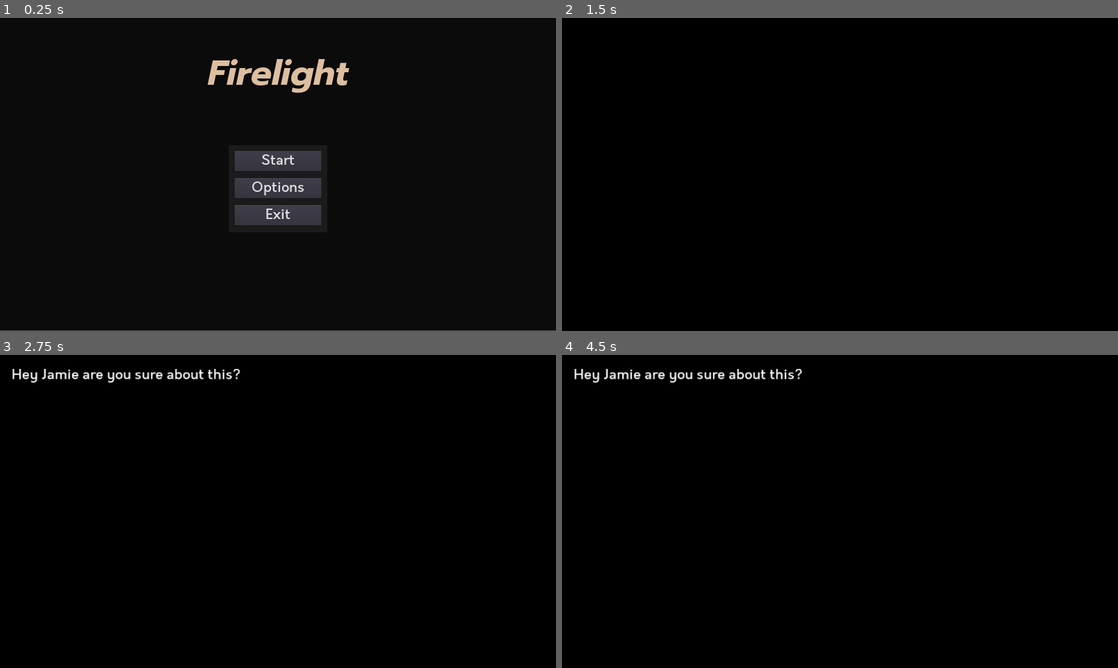
Above: before the commit, frames 1-4 (two rows, left to right).
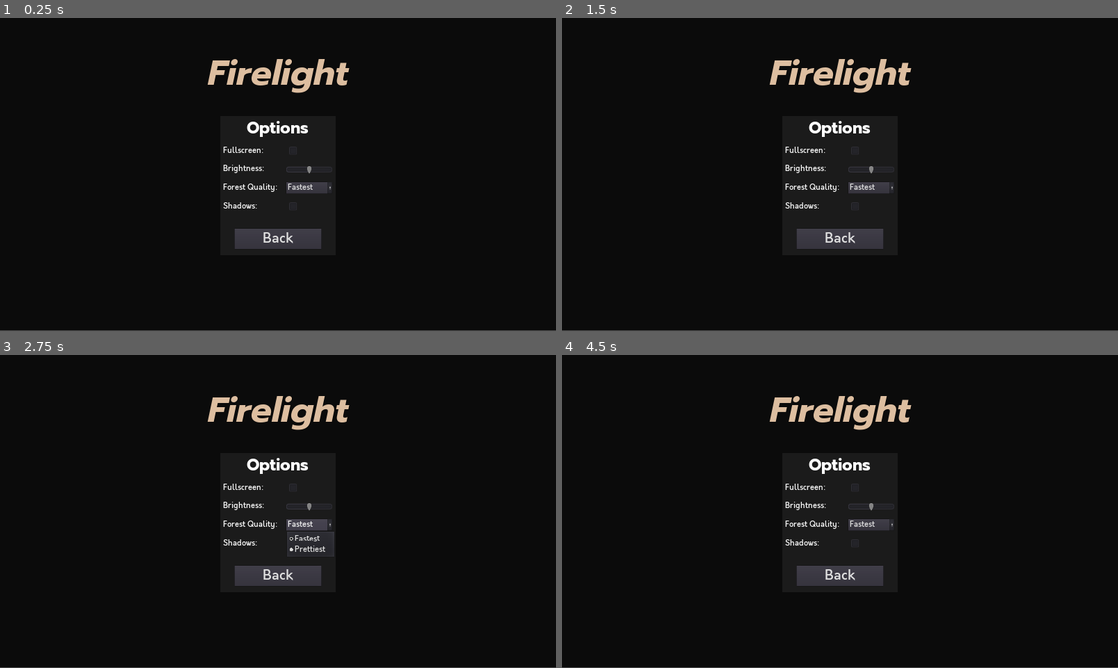
Above: after the commit, the same moments.

Repository: aozero/INTD450-Game
Game: Godot game, scene res://Scenes/Menus/MainMenu.tscn
Two runs of this game, one before a commit and one after it. Both use one fixed random seed, a clock stepped at 60 frames per second and the inputs below. Sound files missing from this copy of the repository are replaced by a short silence.
Inputs (mouse positions are in pixels of both pictures, inside the frame that each line leads up to):
- Up to frame 1 (0.25 s): no input
- Up to frame 2 (1.5 s): click "Start" at 0.5 s; click (840, 161) at 1.25 s, where only the run after the commit has a clickable "Start"
- Up to frame 3 (2.75 s): click (311, 524) at 2 s, where only the run after the commit has a clickable "Fastest"
- Up to frame 4 (4.5 s): click (873, 542) at 2.77 s; click (840, 577) at 3.5 s, where only the run after the commit has a clickable "Back"; click (840, 524) at 4.25 s, where only the run after the commit has a clickable "Options"

The runs differ from the first frame. In frame 1, 4.3% of the frame differs, in the area x 40-60%, y 32-74%; in frame 2, 11%; in frame 3, 11%; in frame 4, 11%, in the area x 0-100%, y 4-100%.

Commit message:
Add basic brightness slider

Diff:
--- a/Scenes/Menus/OptionsMenu.tscn
+++ b/Scenes/Menus/OptionsMenu.tscn
@@ -50,7 +50,6 @@
 
 [node name="OptionsMenu" type="ColorRect" index="0"]
 
-visible = false
 anchor_left = 0.5
 anchor_top = 0.5
 anchor_right = 0.5
@@ -185,7 +184,7 @@
 max_lines_visible = -1
 _sections_unfolded = [ "custom_fonts" ]
 
-[node name="ForestQuality" type="Container" parent="VBoxContainer/Split/Left" index="1"]
+[node name="Brightness" type="Container" parent="VBoxContainer/Split/Left" index="1"]
 
 anchor_left = 0.0
 anchor_top = 0.0
@@ -194,6 +193,46 @@
 margin_top = 64.0
 margin_right = 200.0
 margin_bottom = 124.0
+rect_min_size = Vector2( 0, 60 )
+rect_pivot_offset = Vector2( 0, 0 )
+rect_clip_content = false
+mouse_filter = 0
+mouse_default_cursor_shape = 0
+size_flags_horizontal = 1
+size_flags_vertical = 1
+_sections_unfolded = [ "Rect" ]
+
+[node name="BrightnessLabel" type="Label" parent="VBoxContainer/Split/Left/Brightness" index="0"]
+
+anchor_left = 0.0
+anchor_top = 0.5
+anchor_right = 0.0
+anchor_bottom = 0.5
+margin_top = -17.0
+margin_right = 199.0
+margin_bottom = 17.0
+rect_pivot_offset = Vector2( 0, 0 )
+rect_clip_content = false
+mouse_filter = 2
+mouse_default_cursor_shape = 0
+size_flags_horizontal = 1
+size_flags_vertical = 4
+custom_fonts/font = SubResource( 2 )
+text = "Brightness:"
+percent_visible = 1.0
+lines_skipped = 0
+max_lines_visible = -1
+_sections_unfolded = [ "custom_fonts" ]
+
+[node name="ForestQuality" type="Container" parent="VBoxContainer/Split/Left" index="2"]
+
+anchor_left = 0.0
+anchor_top = 0.0
+anchor_right = 0.0
+anchor_bottom = 0.0
+margin_top = 128.0
+margin_right = 200.0
+margin_bottom = 188.0
 rect_min_size = Vector2( 0, 60 )
 rect_pivot_offset = Vector2( 0, 0 )
 rect_clip_content = false
@@ -225,15 +264,15 @@
 max_lines_visible = -1
 _sections_unfolded = [ "custom_fonts" ]
 
-[node name="Shadows" type="Container" parent="VBoxContainer/Split/Left" index="2"]
-
-anchor_left = 0.0
-anchor_top = 0.0
-anchor_right = 0.0
-anchor_bottom = 0.0
-margin_top = 128.0
+[node name="Shadows" type="Container" parent="VBoxContainer/Split/Left" index="3"]
+
+anchor_left = 0.0
+anchor_top = 0.0
+anchor_right = 0.0
+anchor_bottom = 0.0
+margin_top = 192.0
 margin_right = 200.0
-margin_bottom = 188.0
+margin_bottom = 252.0
 rect_min_size = Vector2( 0, 60 )
 rect_pivot_offset = Vector2( 0, 0 )
 rect_clip_content = false
@@ -346,9 +385,8 @@
 align = 0
 _sections_unfolded = [ "Margin", "Rect", "custom_fonts" ]
 
-[node name="ForestQuality" type="Container" parent="VBoxContainer/Split/Right" index="1"]
-
-editor/display_folded = true
+[node name="Brightness" type="Container" parent="VBoxContainer/Split/Right" index="1"]
+
 anchor_left = 0.0
 anchor_top = 0.0
 anchor_right = 0.0
@@ -356,6 +394,55 @@
 margin_top = 64.0
 margin_right = 160.0
 margin_bottom = 124.0
+rect_min_size = Vector2( 0, 60 )
+rect_pivot_offset = Vector2( 0, 0 )
+rect_clip_content = false
+mouse_filter = 0
+mouse_default_cursor_shape = 0
+size_flags_horizontal = 1
+size_flags_vertical = 1
+_sections_unfolded = [ "Rect" ]
+
+[node name="BrightnessSlider" type="HSlider" parent="VBoxContainer/Split/Right/Brightness" index="0"]
+
+anchor_left = 0.0
+anchor_top = 0.0
+anchor_right = 1.0
+anchor_bottom = 1.0
+margin_top = 15.0
+margin_right = -80.0
+margin_bottom = -29.0
+rect_scale = Vector2( 2, 2 )
+rect_pivot_offset = Vector2( 0, 0 )
+rect_clip_content = false
+focus_mode = 2
+mouse_filter = 0
+mouse_default_cursor_shape = 0
+size_flags_horizontal = 1
+size_flags_vertical = 0
+min_value = 0.0
+max_value = 2.0
+step = 0.1
+page = 0.0
+value = 0.0
+exp_edit = false
+rounded = false
+editable = true
+tick_count = 0
+ticks_on_borders = false
+focus_mode = 2
+_sections_unfolded = [ "Margin", "Rect" ]
+
+[node name="ForestQuality" type="Container" parent="VBoxContainer/Split/Right" index="2"]
+
+editor/display_folded = true
+anchor_left = 0.0
+anchor_top = 0.0
+anchor_right = 0.0
+anchor_bottom = 0.0
+margin_top = 128.0
+margin_right = 160.0
+margin_bottom = 188.0
 rect_min_size = Vector2( 0, 60 )
 rect_pivot_offset = Vector2( 0, 0 )
 rect_clip_content = false
@@ -393,15 +480,15 @@
 selected = -1
 _sections_unfolded = [ "Margin", "Rect", "Theme" ]
 
-[node name="Shadows" type="Container" parent="VBoxContainer/Split/Right" index="2"]
-
-anchor_left = 0.0
-anchor_top = 0.0
-anchor_right = 0.0
-anchor_bottom = 0.0
-margin_top = 128.0
+[node name="Shadows" type="Container" parent="VBoxContainer/Split/Right" index="3"]
+
+anchor_left = 0.0
+anchor_top = 0.0
+anchor_right = 0.0
+anchor_bottom = 0.0
+margin_top = 192.0
 margin_right = 160.0
-margin_bottom = 188.0
+margin_bottom = 252.0
 rect_min_size = Vector2( 0, 60 )
 rect_pivot_offset = Vector2( 0, 0 )
 rect_clip_content = false
@@ -487,6 +574,8 @@
 
 [connection signal="button_up" from="VBoxContainer/Split/Right/Fullscreen/FullscreenBox" to="." method="_on_FullscreenBox_button_up"]
 
+[connection signal="value_changed" from="VBoxContainer/Split/Right/Brightness/BrightnessSlider" to="." method="_on_HSlider_value_changed"]
+
 [connection signal="item_selected" from="VBoxContainer/Split/Right/ForestQuality/QualityButton" to="." method="_on_QualityButton_item_selected"]
 
 [connection signal="button_up" from="VBoxContainer/Split/Right/Shadows/ShadowBox" to="." method="_on_ShadowBox_button_up"]
--- a/Scenes/Player.tscn
+++ b/Scenes/Player.tscn
@@ -6,16 +6,17 @@
 [ext_resource path="res://Scripts/Player/ForestNoisesAudio.gd" type="Script" id=4]
 [ext_resource path="res://Scenes/Fires/FireLight.tscn" type="PackedScene" id=5]
 [ext_resource path="res://Scripts/Player/TorchArea.gd" type="Script" id=6]
-[ext_resource path="res://Scripts/Player/PlayerCanvasLayer.gd" type="Script" id=7]
-[ext_resource path="res://Scripts/Player/FPS Display.gd" type="Script" id=8]
-[ext_resource path="res://Sprites/first_person.png" type="Texture" id=9]
-[ext_resource path="res://Fonts/Prompt.ttf" type="DynamicFontData" id=10]
-[ext_resource path="res://Scripts/Player/MemoryController.gd" type="Script" id=11]
-[ext_resource path="res://Sprites/crosshair.png" type="Texture" id=12]
-[ext_resource path="res://Scenes/Menus/PauseController.tscn" type="PackedScene" id=13]
-[ext_resource path="res://Sound/Effects/Walking/walking_step1.wav" type="AudioStream" id=14]
-[ext_resource path="res://Scripts/Player/FootstepsPlayer.gd" type="Script" id=15]
-[ext_resource path="res://Scripts/Player/PlayerArea.gd" type="Script" id=16]
+[ext_resource path="res://Scripts/Player/Camera.gd" type="Script" id=7]
+[ext_resource path="res://Scripts/Player/PlayerCanvasLayer.gd" type="Script" id=8]
+[ext_resource path="res://Scripts/Player/FPS Display.gd" type="Script" id=9]
+[ext_resource path="res://Sprites/first_person.png" type="Texture" id=10]
+[ext_resource path="res://Fonts/Prompt.ttf" type="DynamicFontData" id=11]
+[ext_resource path="res://Scripts/Player/MemoryController.gd" type="Script" id=12]
+[ext_resource path="res://Sprites/crosshair.png" type="Texture" id=13]
+[ext_resource path="res://Scenes/Menus/PauseController.tscn" type="PackedScene" id=14]
+[ext_resource path="res://Sound/Effects/Walking/walking_step1.wav" type="AudioStream" id=15]
+[ext_resource path="res://Scripts/Player/FootstepsPlayer.gd" type="Script" id=16]
+[ext_resource path="res://Scripts/Player/PlayerArea.gd" type="Script" id=17]
 
 [sub_resource type="Animation" id=1]
 
@@ -159,11 +160,11 @@
 glow_hdr_threshold = 1.0
 glow_hdr_scale = 2.0
 glow_bicubic_upscale = false
-adjustment_enabled = false
+adjustment_enabled = true
 adjustment_brightness = 1.0
 adjustment_contrast = 1.0
 adjustment_saturation = 1.0
-_sections_unfolded = [ "Ambient Light", "Background", "Fog" ]
+_sections_unfolded = [ "Adjustments", "Ambient Light", "Background", "Fog" ]
 
 [sub_resource type="Animation" id=7]
 
@@ -562,6 +563,7 @@
 size = 1.0
 near = 0.05
 far = 30.0
+script = ExtResource( 7 )
 
 [node name="CanvasLayer" type="CanvasLayer" parent="." index="8"]
 
--- a/Scripts/Globals.gd
+++ b/Scripts/Globals.gd
@@ -2,6 +2,7 @@
 
 # OPTIONS
 ########################################
+# FULLSCREEN
 func set_fullscreen(value):
 	OS.window_fullscreen = value
 
@@ -13,6 +14,17 @@
 	if event.is_action_pressed("toggle_fullscreen"):
 		set_fullscreen(!OS.window_fullscreen)
 
+# BRIGHTNESS
+var brightness = 1 setget set_forest_quality, get_forest_quality
+func set_brightness(value):
+	brightness = value
+
+	get_tree().call_group("cameras", "set_brightness", value)
+
+func get_brightness():
+	return brightness
+
+# FOREST QUALITY
 # Levels of forest quality.
 # Fastest is ForestTree alpha scissoring on
 # Prettiest is ForestTree alpha scissoring off
@@ -31,7 +43,7 @@
 func get_forest_quality():
 	return forest_quality
 
-# Shadows
+# SHADOWS
 onready var firelight = load("res://Scenes/Fires/FireLight.tscn").instance()
 var shadows = false setget set_shadows, get_shadows
 
--- a/Scripts/Menus/OptionsMenu.gd
+++ b/Scripts/Menus/OptionsMenu.gd
@@ -1,6 +1,7 @@
 extends ColorRect
 
 onready var fullscreen_box = $VBoxContainer/Split/Right/Fullscreen/FullscreenBox
+onready var brightness_slider = $VBoxContainer/Split/Right/Brightness/BrightnessSlider
 onready var quality_button = $VBoxContainer/Split/Right/ForestQuality/QualityButton
 onready var shadow_box = $VBoxContainer/Split/Right/Shadows/ShadowBox
 onready var back_button = $VBoxContainer/BackContainer/BackButton
@@ -11,6 +12,7 @@
 		quality_button.add_item(i)
 
 	fullscreen_box.pressed = globals.get_fullscreen()
+	brightness_slider.value = globals.get_brightness()
 	quality_button.select(globals.get_forest_quality())
 	shadow_box.pressed = globals.get_shadows()
 
@@ -21,6 +23,9 @@
 	# is_pressed returns true when the check mark is not there
 	globals.set_fullscreen(!fullscreen_box.is_pressed())
 
+func _on_HSlider_value_changed(value):
+	globals.set_brightness(brightness_slider.value)
+
 func _on_QualityButton_item_selected(ID):
 	globals.set_forest_quality(ID)
 
--- /dev/null
+++ b/Scripts/Player/Camera.gd
@@ -0,0 +1,10 @@
+extends Camera
+
+onready var globals = get_node("/root/Globals")
+
+func _ready():
+	add_to_group("cameras")
+	set_brightness(globals.get_brightness())
+
+func set_brightness(value):
+	environment.adjustment_brightness = value
Not shown: 11 places in Scenes/Player.tscn that only renumber resources
